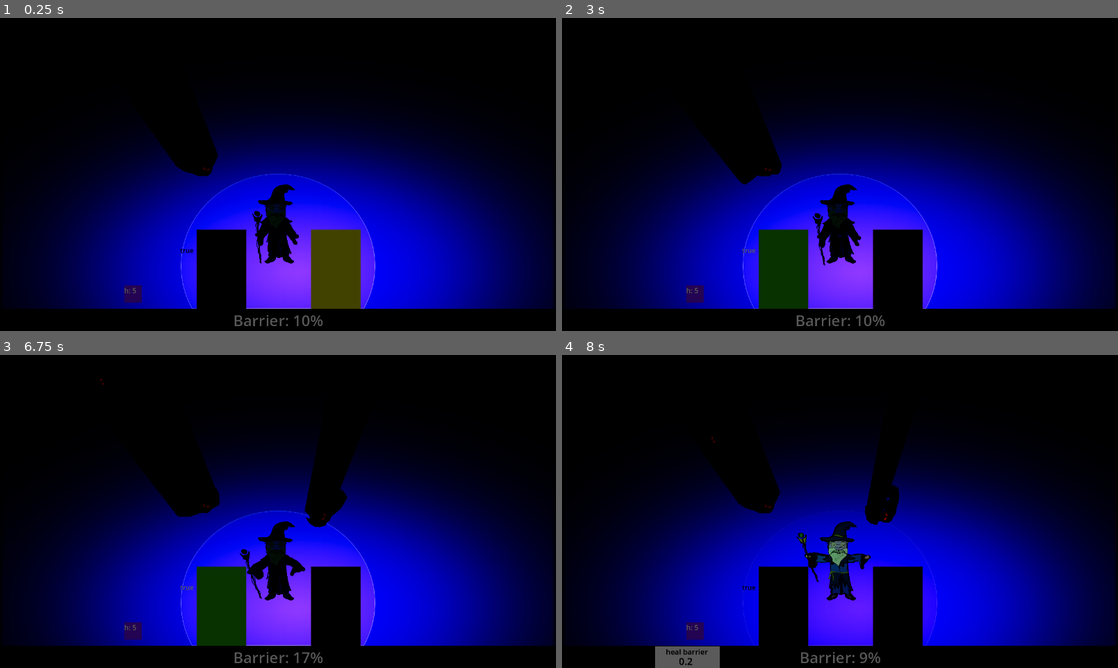
Above: before the commit, frames 1-4 (two rows, left to right).
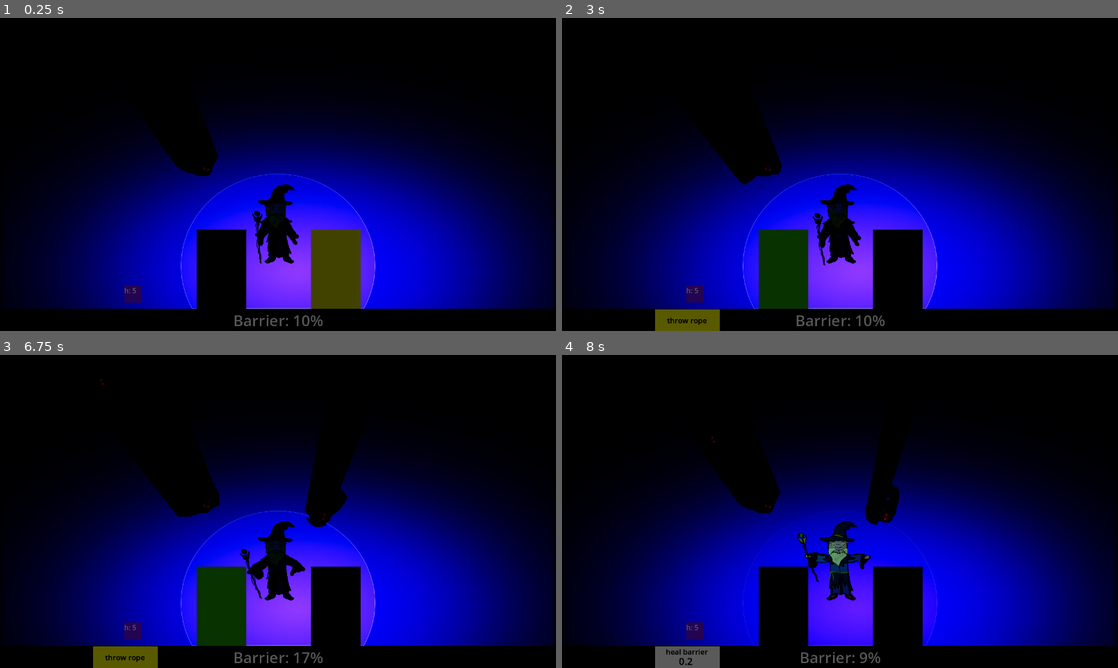
Above: after the commit, the same moments.

Repository: andersonbelli/DefendersOfProspera
Game: Godot game, scene res://scenes/main_scene.tscn
Same seed, same stepped clock (60 frames per second), same inputs: the game is played once before the commit and once after it.
Inputs (mouse positions are in pixels of both pictures, inside the frame that each line leads up to):
- Up to frame 1 (0.25 s): no input
- Up to frame 2 (3 s): move the mouse to (962, 158) at 0.52 s; click (962, 158) at 0.6 s; move the mouse to (728, 190) at 1.27 s; tap Space (cast_spell) at 1.35 s; move the mouse to (895, 105) at 2.02 s; tap 1 (change_to_engineer) at 2.1 s; move the mouse to (812, 237) at 2.77 s; tap 3 (change_to_farmer) at 2.85 s
- Up to frame 3 (6.75 s): move the mouse to (444, 558) at 3.52 s; tap 2 (change_to_mage) at 3.6 s; tap Enter at 4.25 s; move the mouse to (111, 464) at 4.27 s; click (111, 464) at 4.35 s; move the mouse to (305, 511) at 5.02 s; tap Space (cast_spell) at 5.1 s; move the mouse to (194, 433) at 5.77 s; tap 1 (change_to_engineer) at 5.85 s; move the mouse to (400, 495) at 6.52 s; tap 3 (change_to_farmer) at 6.6 s
- Up to frame 4 (8 s): move the mouse to (728, 527) at 7.27 s; tap 2 (change_to_mage) at 7.35 s

The runs differ from the first frame. In frame 1, less than 0.1% of the frame differs, in the area x 32-35%, y 73-76%; in frame 2, 0.8%, in the area x 16-35%, y 73-100%; in frame 3, 0.8%; in frame 4, less than 0.1%.

Commit message:
Implementing 'throw rope' status on hud

Diff:
--- a/scenes/character_farmer.tscn
+++ b/scenes/character_farmer.tscn
@@ -62,13 +62,5 @@
 position = Vector2(264, 144)
 shape = SubResource("CapsuleShape2D_80h6q")
 
-[node name="Label" type="Label" parent="."]
-offset_left = -380.0
-offset_top = -216.0
-offset_right = -340.0
-offset_bottom = -193.0
-theme_override_font_sizes/font_size = 61
-text = "can throw: "
-
 [connection signal="timeout" from="TimerPullRope" to="." method="_on_timer_pull_rope_timeout"]
 [connection signal="timeout" from="TimerRopeReachTarget" to="." method="_on_timer_rope_reach_target_timeout"]
--- a/scenes/characters_scene.tscn
+++ b/scenes/characters_scene.tscn
@@ -105,6 +105,44 @@
 horizontal_alignment = 1
 vertical_alignment = 2
 
+[node name="ThrowRope" type="ColorRect" parent="."]
+light_mask = 0
+visibility_layer = 512
+anchors_preset = -1
+anchor_left = 0.414844
+anchor_top = 0.988889
+anchor_right = 0.5
+anchor_bottom = 1.00278
+offset_left = -317.0
+offset_top = -42.0001
+offset_right = -277.0
+offset_bottom = -2.00006
+grow_horizontal = 2
+grow_vertical = 0
+size_flags_vertical = 6
+color = Color(1, 1, 0.14902, 1)
+metadata/_edit_use_anchors_ = true
+
+[node name="Label" type="Label" parent="ThrowRope"]
+light_mask = 0
+visibility_layer = 512
+layout_mode = 1
+anchors_preset = 8
+anchor_left = 0.5
+anchor_top = 0.5
+anchor_right = 0.5
+anchor_bottom = 0.5
+offset_left = -46.0
+offset_top = -12.0
+offset_right = 46.0
+offset_bottom = 12.0
+grow_horizontal = 2
+grow_vertical = 2
+theme_override_colors/font_color = Color(0, 0, 0, 1)
+theme_override_font_sizes/font_size = 17
+text = "throw rope"
+horizontal_alignment = 1
+
 [node name="StaticBodyTop" type="StaticBody2D" parent="."]
 position = Vector2(647, 0)
 collision_layer = 32
--- a/scripts/character_controller.gd
+++ b/scripts/character_controller.gd
@@ -7,11 +7,13 @@
 @export var selected_character: CHARACTERS_ENUM
 
 @onready var character_engineer = $CharacterEngineer
-@onready var character_farmer = $CharacterFarmer
+@onready var character_farmer: FarmerClass = $CharacterFarmer
 @onready var character_mage: MageClass = $CharacterMage
 
 @onready var heal_spell = $HealSpell
 @onready var label_heal_spell_value = $HealSpell/LabelHealSpellValue
+
+@onready var throw_rope = $ThrowRope
 
 const selected_character_color = Color("ffffff")
 const unselected_character_color = Color("404040")
@@ -30,9 +32,15 @@
 
 		label_heal_spell_value.text = make_pretty_numbers(heal_spell_timer.time_left)
 		character_mage.barrier = barrier
+	elif selected_character == CHARACTERS_ENUM.FARMER:
+		if character_farmer.is_rope_throwed:
+			throw_rope.modulate = Color.BROWN
+		else:
+			throw_rope.modulate = Color.YELLOW
 
 func reset_abilities_visibility():
 	heal_spell.visible = false
+	throw_rope.visible = false
 
 func select_new_character():
 	reset_abilities_visibility()
@@ -58,6 +66,8 @@
 			character_engineer.modulate = unselected_character_color
 			character_farmer.modulate = unselected_character_color
 		CHARACTERS_ENUM.FARMER:
+			throw_rope.visible = true
+
 			character_farmer.modulate =selected_character_color
 
 			character_engineer.modulate = unselected_character_color
--- a/scripts/character_farmer.gd
+++ b/scripts/character_farmer.gd
@@ -1,12 +1,12 @@
 extends CharacterBody2D
+
+class_name FarmerClass
 
 @onready var timer_rope_reach_target = $TimerRopeReachTarget
 @onready var timer_pull_rope = $TimerPullRope
 
 @onready var line_2d: Line2D = $AreaRope/Line2D
 @onready var collision_rope = $AreaRope/CollisionRope
-
-@onready var label = $Label
 
 var initial_collision_position: Vector2
 
@@ -24,11 +24,6 @@
 	initial_collision_position = collision_rope.position
 
 func _physics_process(delta):
-	if is_rope_throwed == false:
-		label.text = "true"
-	else:
-		label.text = "false"
-
 	if timer_pull_rope.is_stopped() and line_2d.get_point_count() > 0:
 		rope_pull()
 
